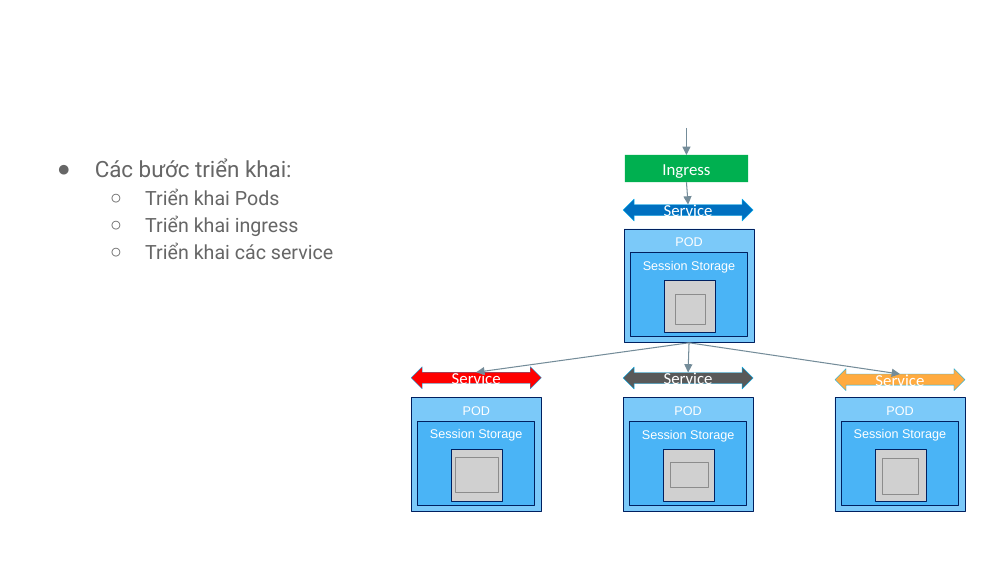
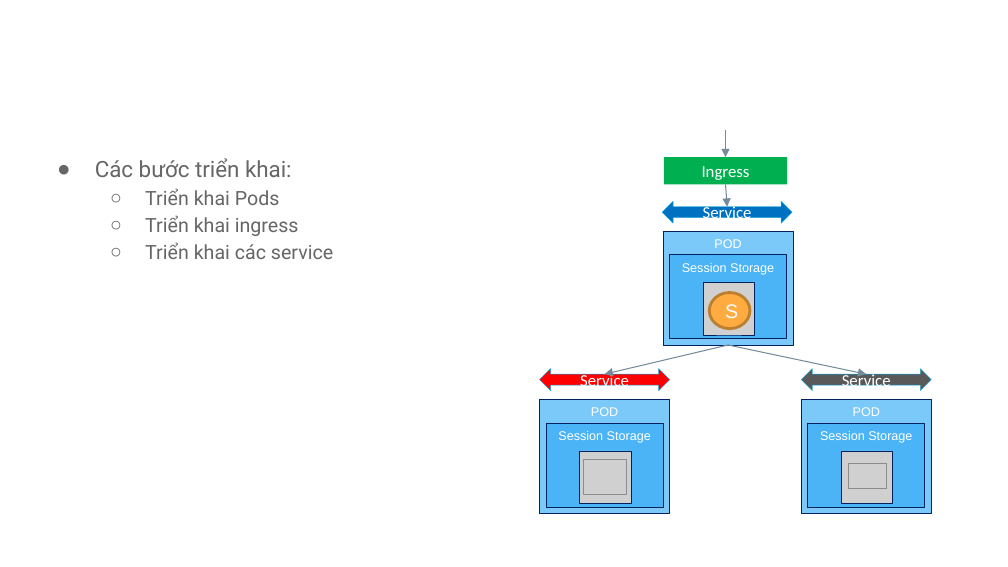
Before and after one commit to tungvt-my-personal-project/learn-kubernetes, a slide deck: slide 36 of slide-dao-tao/Kubernetes-cho-người-mới-bắt-đầu.pptx. Drawn at 1008x567 pixels with LibreOffice and Linux fonts; fonts in the diff are those of the drawing; grey boxes stand for pictures; background and template pictures are left out. Boxes give left, top, right and bottom in pixels: in the first picture for what was removed or moved away, otherwise in the second. Text is boxed around its words. In the diff, an @@ line names an element or a change of style, - is before the commit and + after.

Commit message:
docs: fix example

```diff
--- a/slide-dao-tao/Kubernetes-cho-người-mới-bắt-đầu.pptx
+++ b/slide-dao-tao/Kubernetes-cho-người-mới-bắt-đầu.pptx
@@ left right arrow "Service": place and size @@
-left right arrow "Service" at (623,199,753,221)
+left right arrow "Service" at (662,202,792,224)
@@ 3 rectangles, 2 arrows, 1 picture: place and size @@
-3 rectangles, 2 arrows, 1 picture at (624,128,754,343)
+3 rectangles, 2 arrows, 1 picture at (663,130,793,345)
@@ picture removed at (675,294,706,325) @@
@@ ellipse added at (710,292,750,329), fill #FFAB40, outline #BD7F2F 2 pt, 14 pt, text #FFFFFF @@
+S
@@ arrow moved from (689, 343) - (476, 372) to (728, 345) - (605, 374) @@
@@ arrow removed from (689, 343) to (900, 374) @@
@@ arrow moved from (689, 343) - (688, 373) to (728, 345) - (866, 374) @@
@@ 2 pictures, 2 rectangles, 1 left right arrow: place and size @@
-2 pictures, 2 rectangles, 1 left right arrow at (411,367,541,511)
+2 pictures, 2 rectangles, 1 left right arrow at (539,369,669,513)
@@ 2 pictures, 1 rectangle, 1 left right arrow: place and size @@
-2 pictures, 1 rectangle, 1 left right arrow at (623,367,753,512)
+2 pictures, 1 rectangle, 1 left right arrow at (801,369,931,513)
@@ left right arrow removed at (835,369,965,391) @@
-Service
@@ rectangle "Session Storage": place and size @@
-rectangle "Session Storage" at (630,421,747,505)
+rectangle "Session Storage" at (807,423,924,507)
@@ group removed at (835,397,965,511): 2 rectangles, 2 pictures @@
-POD
-Session Storage
```
Also in this commit, not shown: 3 other slides changed.
